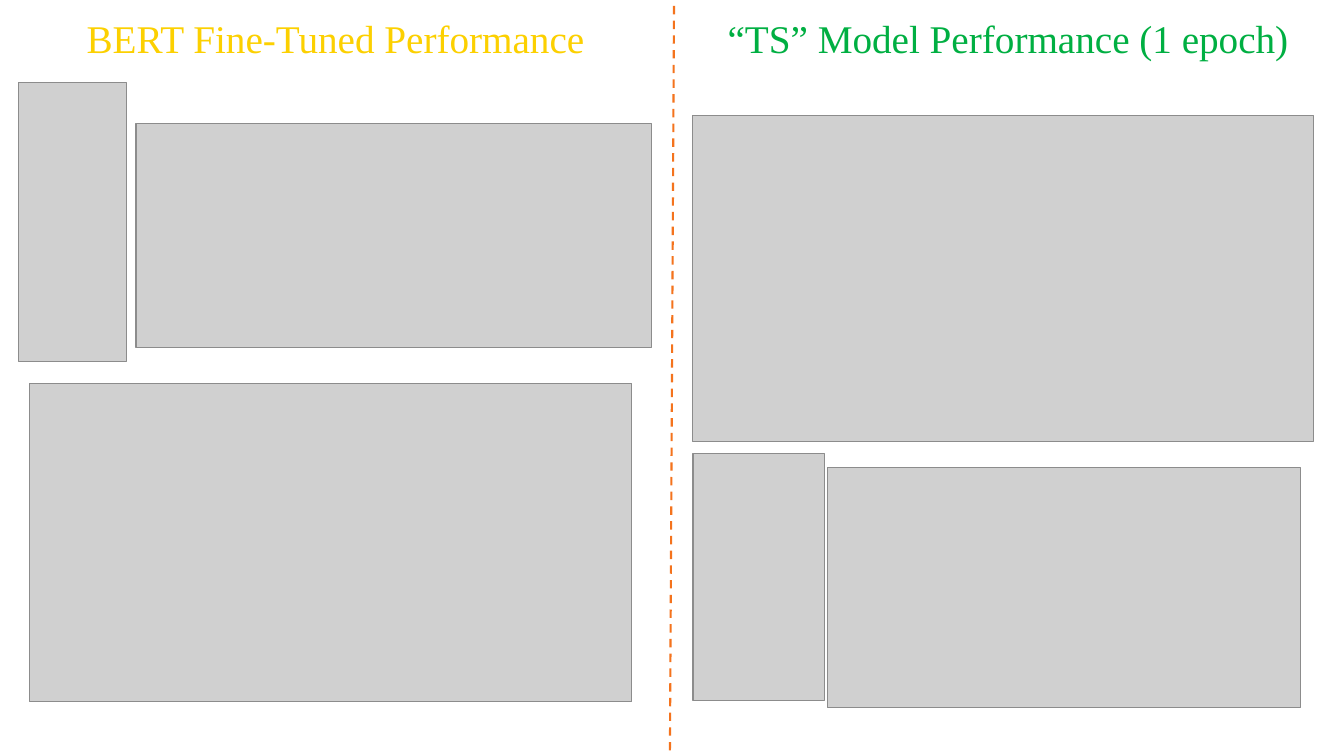
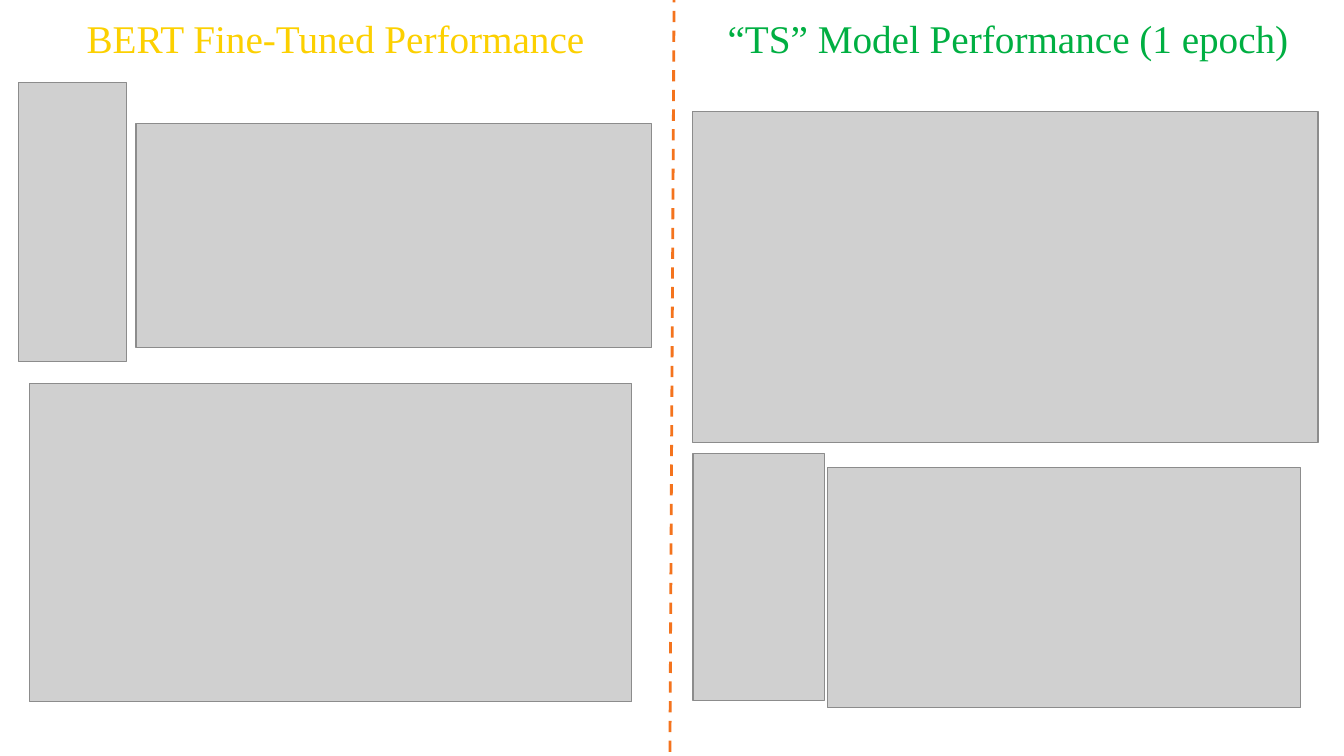
Before and after one commit to cbenge509/BERTVision, a slide deck: slide 6 of presentation/JIang_King_Benge_W266_Final_Presentation.pptx (slide 7 before the commit). Drawn at 1344x756 pixels with LibreOffice and Linux fonts; fonts in the diff are those of the drawing; grey boxes stand for pictures. Boxes give left, top, right and bottom in pixels: in the first picture for what was removed or moved away, otherwise in the second. Text is boxed around its words. In the diff, an @@ line names an element or a change of style, - is before the commit and + after.

Commit message:
final presentation complete

```diff
--- a/presentation/JIang_King_Benge_W266_Final_Presentation.pptx
+++ b/presentation/JIang_King_Benge_W266_Final_Presentation.pptx
@@ line (675, 0) - (670, 756): stroke #F4731D 1.5 pt dashed to #F4731D 2 pt dashed @@
@@ picture: place and size @@
-picture at bbox=[693, 116, 1314, 443]
+picture at bbox=[693, 111, 1318, 443]
```
Also in this commit, not shown: 1 other slide changed, 1 slide removed, 1 other file.
